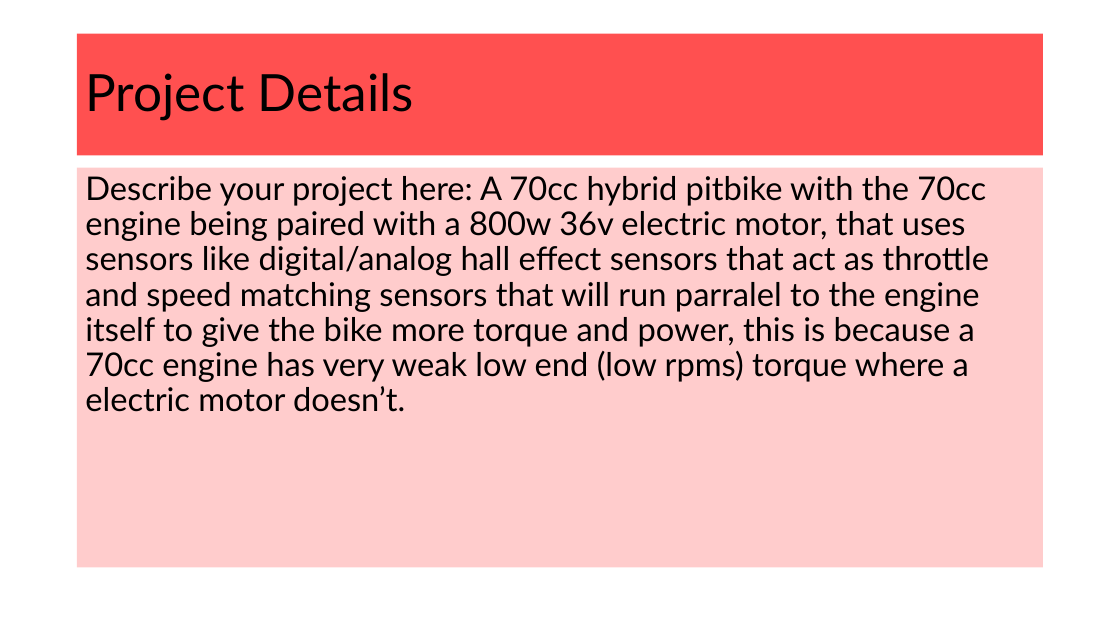
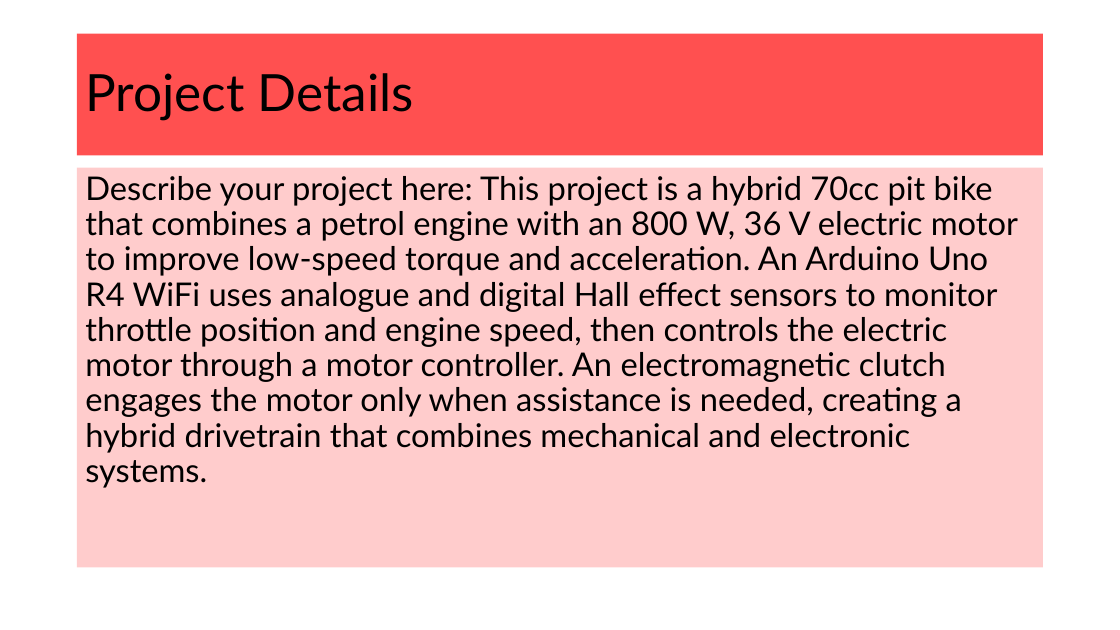
Before and after one commit to Heinrich70/Heinrich-13-Di-70cc-hybrid-pitbike, a slide deck: slide 2 of AS91904 Electronics Heinrich Venter.pptx. Drawn at 1120x630 pixels with LibreOffice and Linux fonts; fonts in the diff are those of the drawing. Boxes give left, top, right and bottom in pixels: in the first picture for what was removed or moved away, otherwise in the second. Text is boxed around its words. In the diff, an @@ line names an element or a change of style, - is before the commit and + after.

```diff
--- a/AS91904 Electronics Heinrich Venter.pptx
+++ b/AS91904 Electronics Heinrich Venter.pptx
@@ text at (85, 176, 1018, 488): text changed @@
-Describe your project here: A 70cc hybrid pitbike with the 70cc engine being paired with a 800w 36v electric motor, that uses sensors like digital/analog hall effect sensors that act as throttle and speed matching sensors that will run parralel to the engine itself to give the bike more torque and power, this is because a 70cc engine has very weak low end (low rpms) torque where a electric motor doesn’t.
+Describe your project here: This project is a hybrid 70cc pit bike that combines a petrol engine with an 800 W, 36 V electric motor to improve low-speed torque and acceleration. An Arduino Uno R4 WiFi uses analogue and digital Hall effect sensors to monitor throttle position and engine speed, then controls the electric motor through a motor controller. An electromagnetic clutch engages the motor only when assistance is needed, creating a hybrid drivetrain that combines mechanical and electronic systems.
```
Also in this commit, not shown: 12 other slides changed, 1 slide added, 1 other file.
